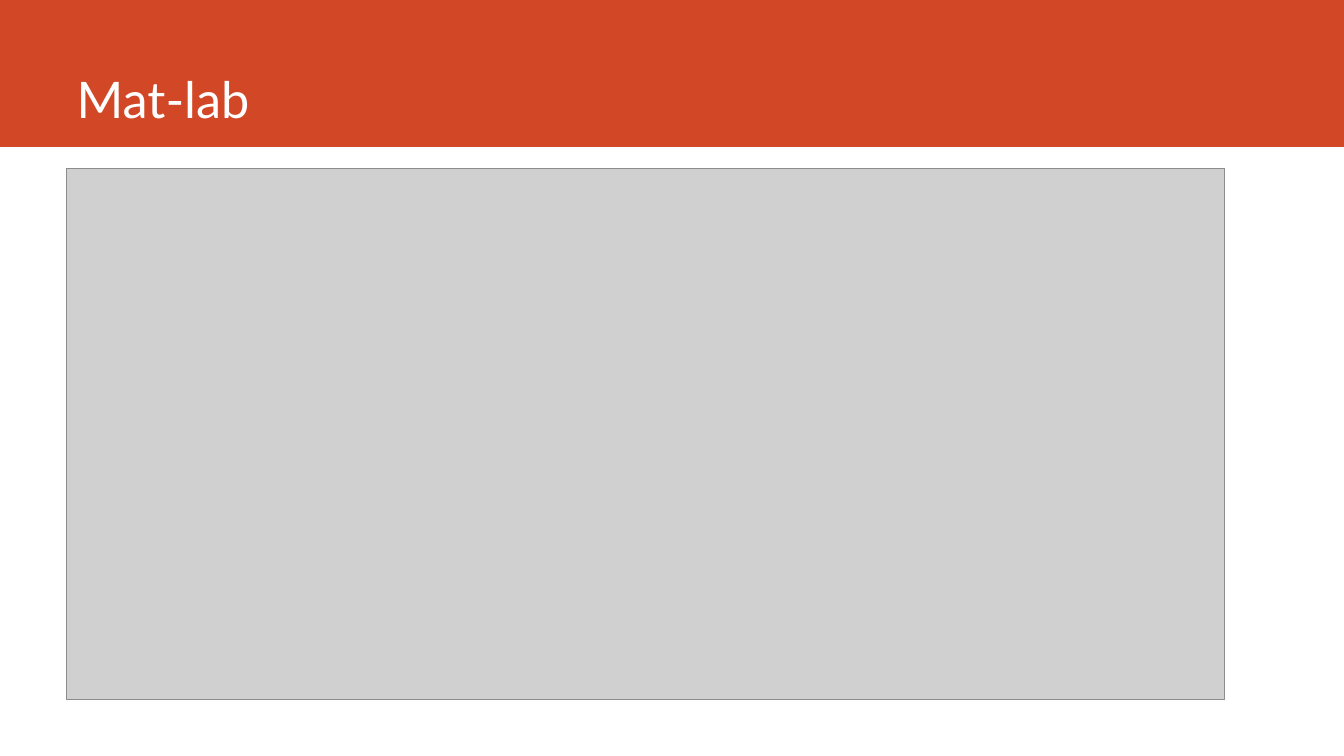
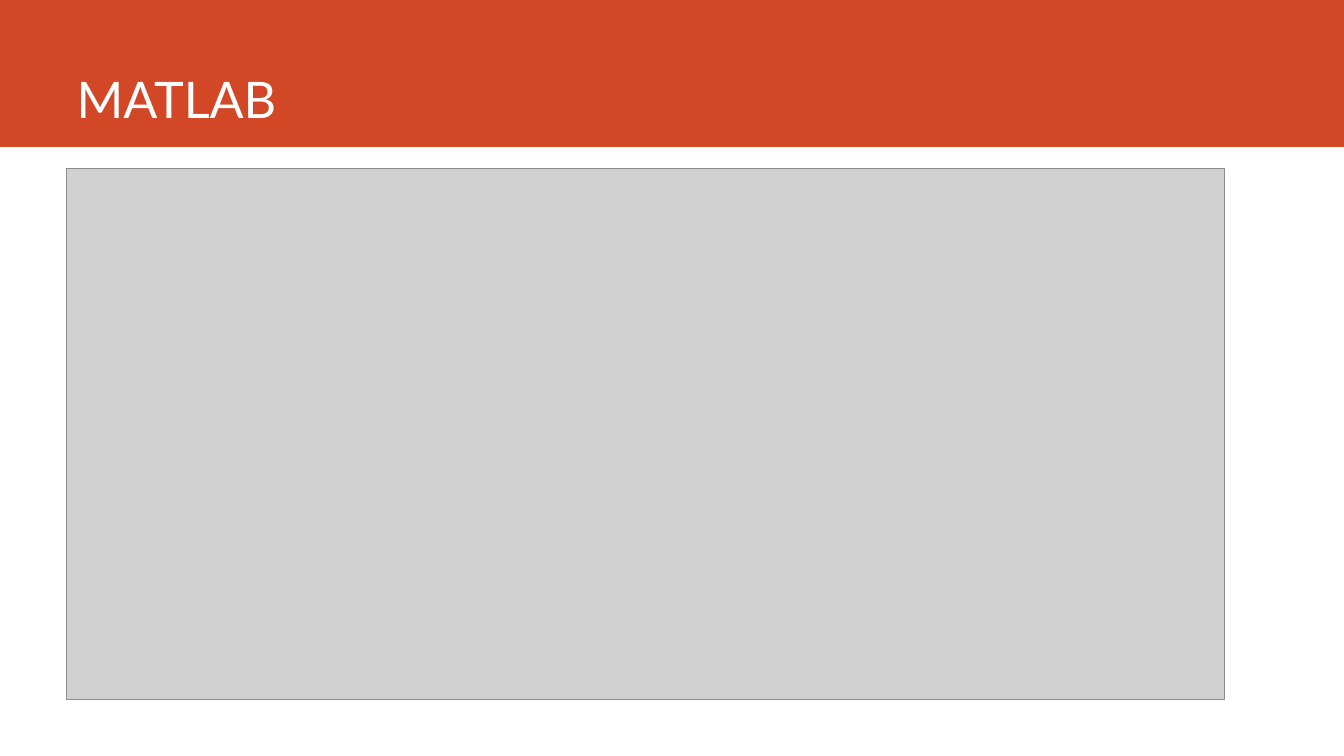
Before and after one commit to Arbetsgrupp1/AU1, a slide deck: slide 8 of Arbetsgrupp 1.pptx. Drawn at 1344x756 pixels with LibreOffice and Linux fonts; fonts in the diff are those of the drawing; grey boxes stand for pictures. Boxes give left, top, right and bottom in pixels: in the first picture for what was removed or moved away, otherwise in the second. Text is boxed around its words. In the diff, an @@ line names an element or a change of style, - is before the commit and + after.

```diff
--- a/Arbetsgrupp 1.pptx
+++ b/Arbetsgrupp 1.pptx
@@ title at <box>77,82,277,118</box>: text changed @@
-Mat-lab
+MATLAB
```
Also in this commit, not shown: 2 other slides changed, 1 other file.
